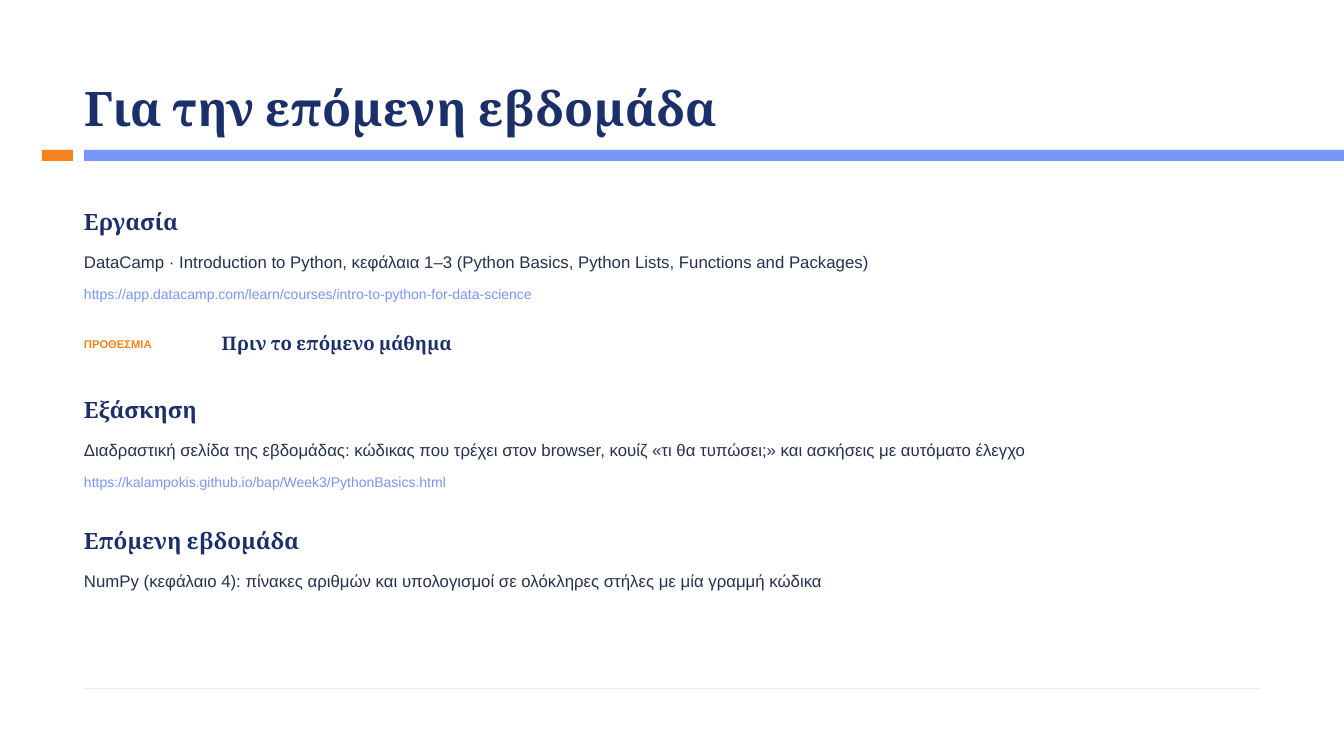
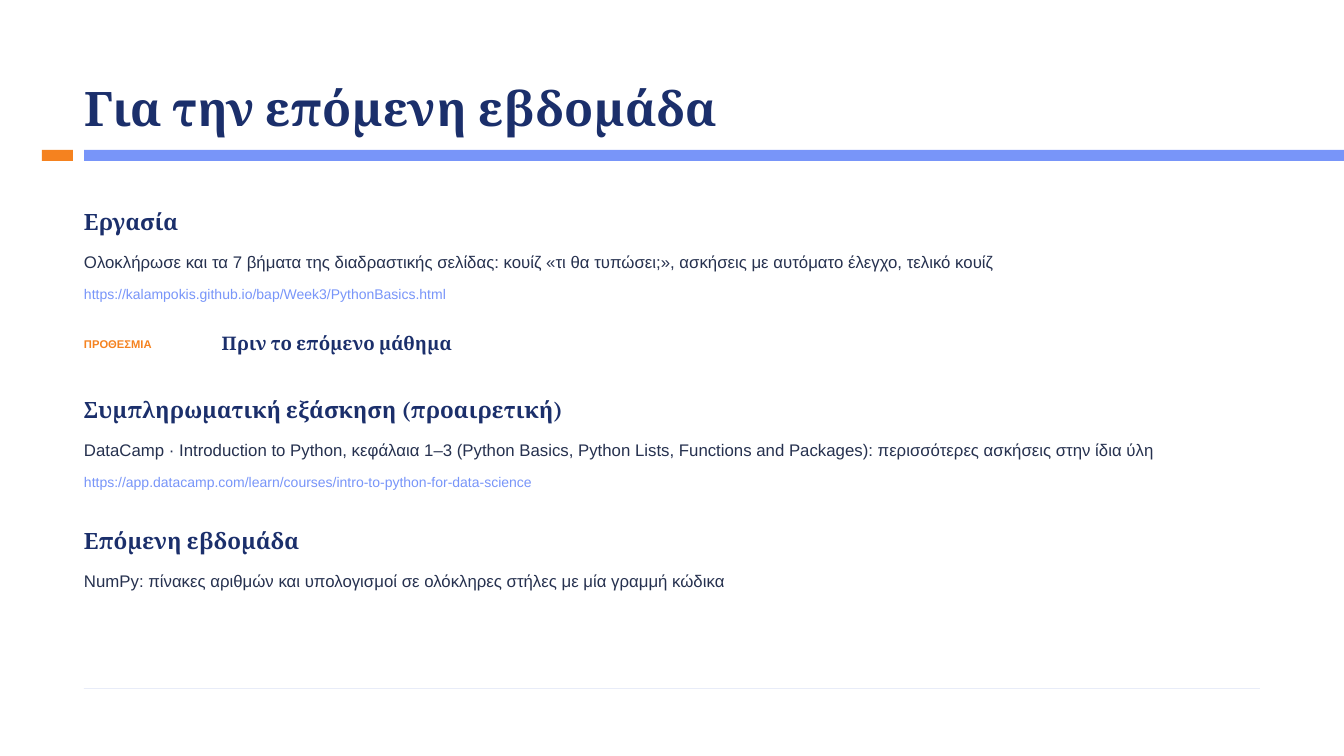
Before and after one commit to kalampokis/kalampokis.github.io, a slide deck: slide 47 of bap/Week3/BAP_Week3_Python_Basics.pptx (slide 40 before the commit). Drawn at 1344x756 pixels with LibreOffice and Linux fonts; fonts in the diff are those of the drawing. Boxes give left, top, right and bottom in pixels: in the first picture for what was removed or moved away, otherwise in the second. Text is boxed around its words. In the diff, an @@ line names an element or a change of style, - is before the commit and + after.

```diff
--- a/bap/Week3/BAP_Week3_Python_Basics.pptx
+++ b/bap/Week3/BAP_Week3_Python_Basics.pptx
@@ text at (84, 255, 993, 272): text changed @@
-DataCamp · Introduction to Python, κεφάλαια 1–3 (Python Basics, Python Lists, Functions and Packages)
+Ολοκλήρωσε και τα 7 βήματα της διαδραστικής σελίδας: κουίζ «τι θα τυπώσει;», ασκήσεις με αυτόματο έλεγχο, τελικό κουίζ
@@ text at (84, 289, 446, 302): text changed @@
-https://app.datacamp.com/learn/courses/intro-to-python-for-data-science
+https://kalampokis.github.io/bap/Week3/PythonBasics.html
@@ text at (84, 400, 554, 424): text changed @@
-Εξάσκηση
+Συμπληρωματική εξάσκηση (προαιρετική)
@@ text at (84, 443, 1153, 460): text changed @@
-Διαδραστική σελίδα της εβδομάδας: κώδικας που τρέχει στον browser, κουίζ «τι θα τυπώσει;» και ασκήσεις με αυτόματο έλεγχο
+DataCamp · Introduction to Python, κεφάλαια 1–3 (Python Basics, Python Lists, Functions and Packages): περισσότερες ασκήσεις στην ίδια ύλη
@@ text at (84, 477, 532, 490): text changed @@
-https://kalampokis.github.io/bap/Week3/PythonBasics.html
+https://app.datacamp.com/learn/courses/intro-to-python-for-data-science
@@ text at (84, 574, 724, 591): text changed @@
-NumPy (κεφάλαιο 4): πίνακες αριθμών και υπολογισμοί σε ολόκληρες στήλες με μία γραμμή κώδικα
+NumPy: πίνακες αριθμών και υπολογισμοί σε ολόκληρες στήλες με μία γραμμή κώδικα
```
Also in this commit, not shown: 5 other slides changed, 8 slides added, 1 slide removed, 2 other files.
